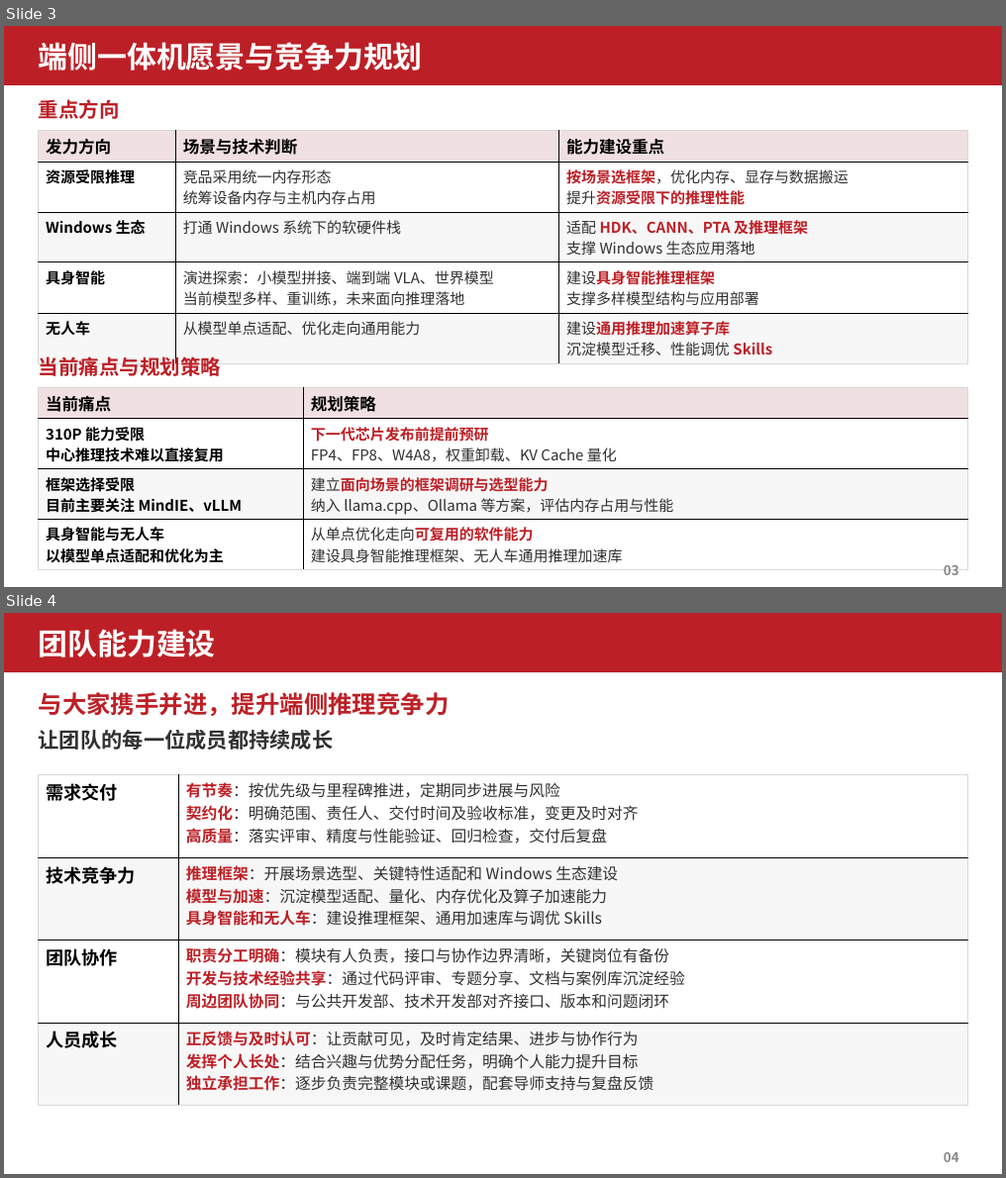
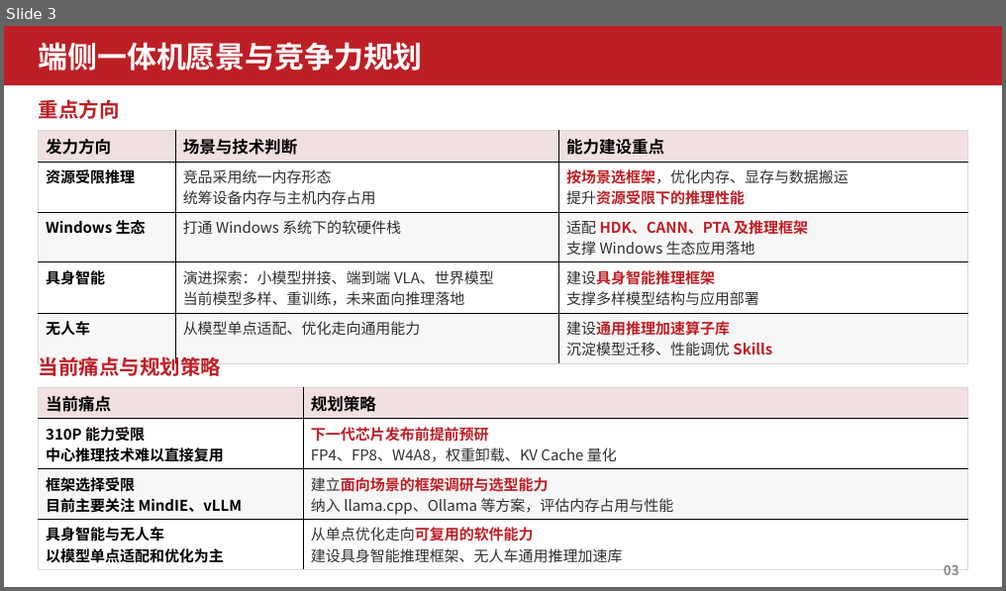
Before and after one commit to YangShuai52/infra-handbook, a slide deck: infra_learning/PPT/端侧推理一体机团队能力建设研讨_第1-2页.pptx. Shown one above the other, each under a label of ours: slides 3 and 4 before the commit, slide 3 after it. The pictures are 1006x1178 and 1006x591 pixels, drawn with LibreOffice and Linux fonts; fonts in the diff are those of the drawing. Boxes give left, top, right and bottom in pixels: in the first picture for what was removed or moved away, otherwise in the second. Text is boxed around its words. In the diff, an @@ line names an element or a change of style, - is before the commit and + after.

Commit message:
[PPT] 端侧推理

```diff
--- a/infra_learning/PPT/端侧推理一体机团队能力建设研讨_第1-2页.pptx
+++ b/infra_learning/PPT/端侧推理一体机团队能力建设研讨_第1-2页.pptx
@@ slide 4 removed at <box>4,613,1002,1174</box>, background #FFFFFF @@
@@ rectangle removed at <box>4,613,1002,672</box> @@
@@ text removed at <box>39,629,216,658</box> @@
-团队能力建设
@@ text removed at <box>39,692,450,716</box> @@
-与大家携手并进，提升端侧推理竞争力
@@ text removed at <box>39,730,334,750</box> @@
-让团队的每一位成员都持续成长
@@ table removed at <box>39,775,968,1096</box>, 4 rows, 2 columns @@
-需求交付 | 有节奏：按优先级与里程碑推进，定期同步进展与风险 / 契约化：明确范围、责任人、交付时间及验收标准，变更及时对齐 / 高质量：落实评审、精度与性能验证、回归检查，交付后复盘
-技术竞争力 | 推理框架：开展场景选型、关键特性适配和 Windows 生态建设 / 模型与加速：沉淀模型适配、量化、内存优化及算子加速能力 / 具身智能和无人车：建设推理框架、通用加速库与调优 Skills
-团队协作 | 职责分工明确：模块有人负责，接口与协作边界清晰，关键岗位有备份 / 开发与技术经验共享：通过代码评审、专题分享、文档与案例库沉淀经验 / 周边团队协同：与公共开发部、技术开发部对齐接口、版本和问题闭环
-人员成长 | 正反馈与及时认可：让贡献可见，及时肯定结果、进步与协作行为 / 发挥个人长处：结合兴趣与优势分配任务，明确个人能力提升目标 / 独立承担工作：逐步负责完整模块或课题，配套导师支持与复盘反馈
@@ text removed at <box>944,1153,959,1162</box> @@
-04
```
Also in this commit, not shown: 1 slide added.
